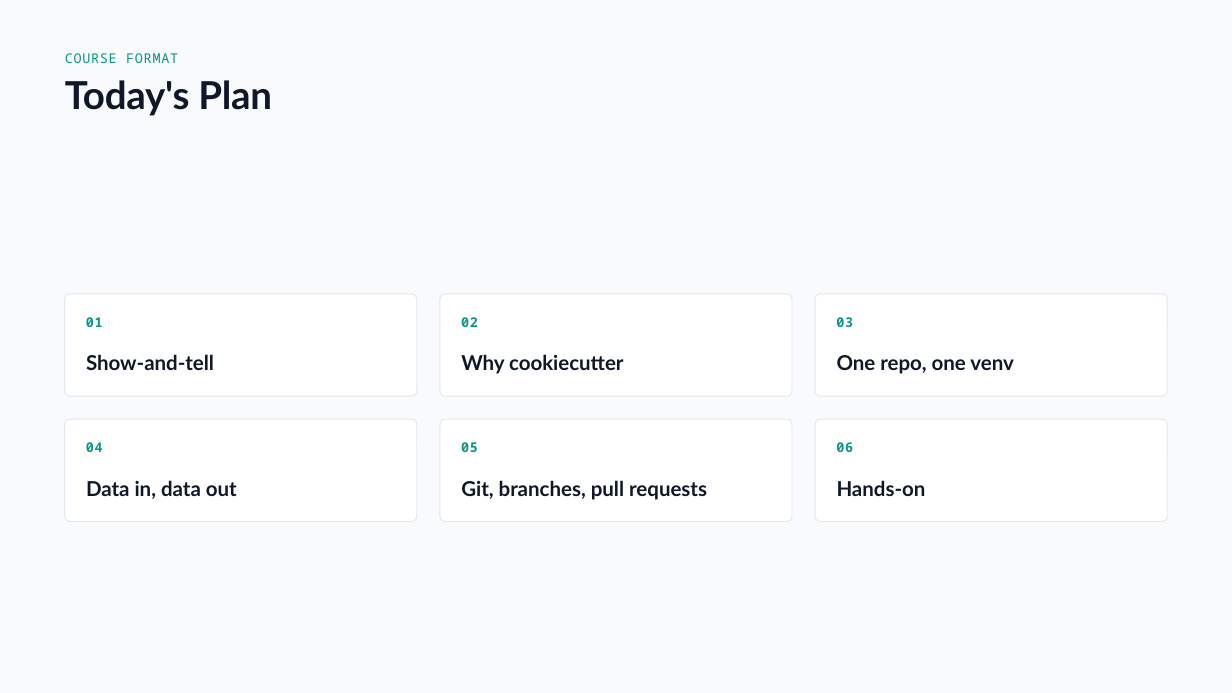
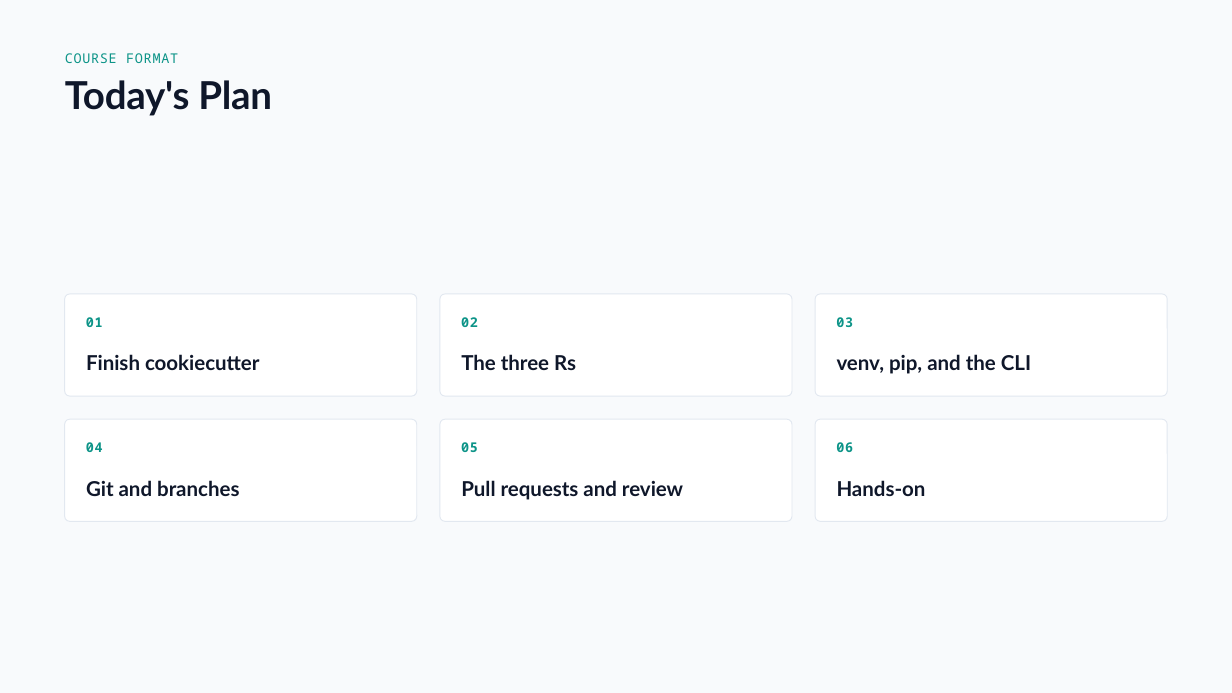
Before and after one commit to drweihungpan-lab/3R-teaching, a slide deck: slide 3 of materials/slides/session-2.pptx (slide 2 before the commit). Drawn at 1232x693 pixels with LibreOffice and Linux fonts; fonts in the diff are those of the drawing. Boxes give left, top, right and bottom in pixels: in the first picture for what was removed or moved away, otherwise in the second. Text is boxed around its words. In the diff, an @@ line names an element or a change of style, - is before the commit and + after.

```diff
--- a/materials/slides/session-2.pptx
+++ b/materials/slides/session-2.pptx
@@ text at (86,354,260,370): text changed @@
-Show-and-tell
+Finish cookiecutter
@@ text at (461,354,576,370): text changed @@
-Why cookiecutter
+The three Rs
@@ text at (837,354,1031,374): text changed @@
-One repo, one venv
+venv, pip, and the CLI
@@ text at (86,480,239,496): text changed @@
-Data in, data out
+Git and branches
@@ text at (461,480,683,500): text changed @@
-Git, branches, pull requests
+Pull requests and review
```
Also in this commit, not shown: 9 other slides changed, 18 slides added, 10 slides removed, 2 other files.
